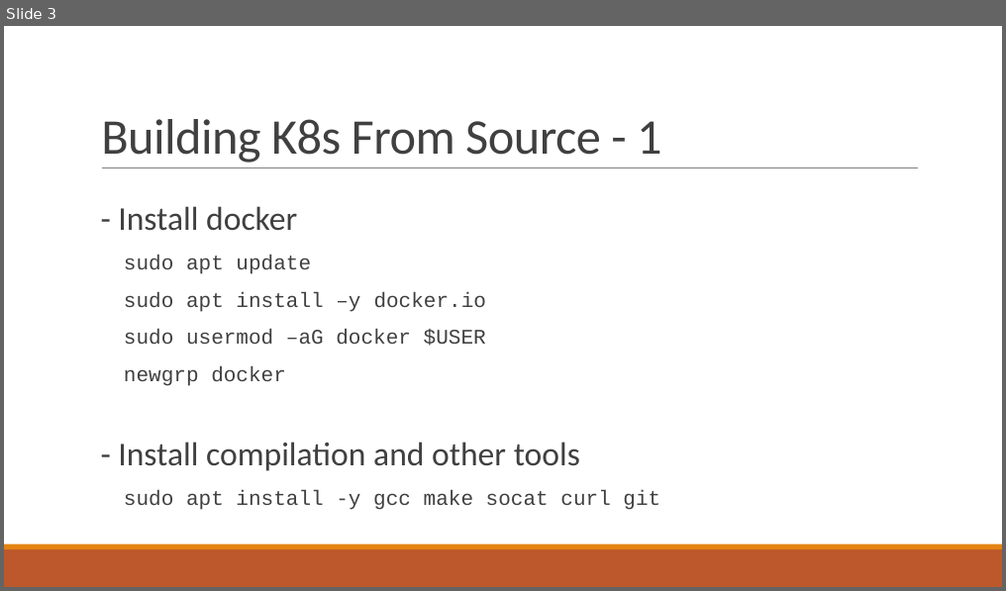
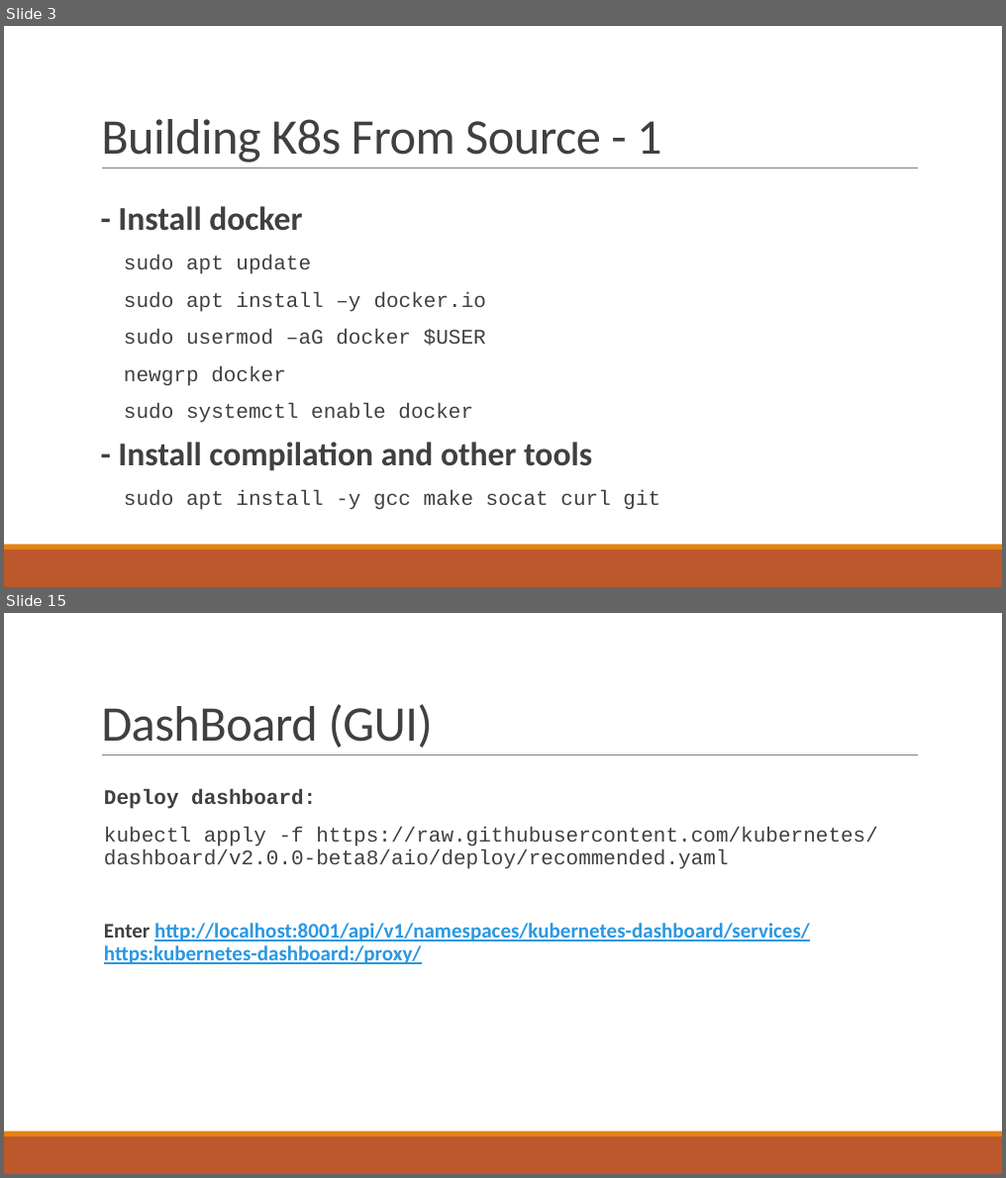
Before and after one commit to Beomsu-Seo/graduation-thesis, a slide deck: docs/Building Kubernetes From Source.pptx. Shown one above the other, each under a label of ours: slide 3 before the commit, slides 3 and 15 after it; the slides between them are not shown. The pictures are 1006x591 and 1006x1178 pixels, drawn with LibreOffice and Linux fonts; fonts in the diff are those of the drawing. Boxes give left, top, right and bottom in pixels: in the first picture for what was removed or moved away, otherwise in the second. Text is boxed around its words. In the diff, an @@ line names an element or a change of style, - is before the commit and + after.

Commit message:
[Edit] Building Kubernetes from source instructions

```diff
--- a/docs/Building Kubernetes From Source.pptx
+++ b/docs/Building Kubernetes From Source.pptx
@@ slide 15 added at [4,613,1002,1174], background #FFFFFF; not listed: 3 template elements that a slide beside it also shows @@
@@ title added at [101,704,433,748], 48 pt, text #404040 @@
+DashBoard (GUI)
@@ text added at [104,789,878,964], 20 pt, text #404040, bold @@
+Deploy dashboard:
+kubectl apply -f https://raw.githubusercontent.com/kubernetes/dashboard/v2.0.0-beta8/aio/deploy/recommended.yaml
+Enter http://localhost:8001/api/v1/namespaces/kubernetes-dashboard/services/https:kubernetes-dashboard:/proxy/
@@ slide 3 changed as well @@
@@ text at [118,206,592,472]: bold on in "- Install docker", "- Install compilation and other tools" @@
@@ text at [124,403,473,423]: paragraph added @@
+  sudo systemctl enable docker
```
Also in this commit, not shown: 2 other slides changed, 13 other slides added, 3 slides removed.
